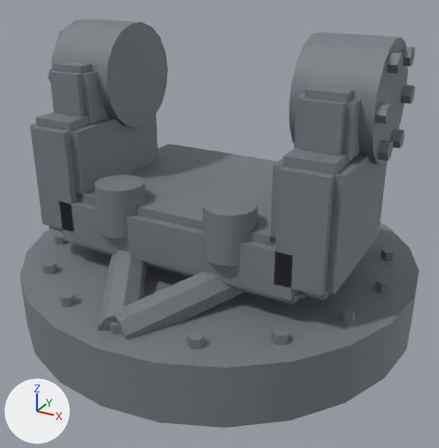
What one commit did to the glTF model prototype/assets/models/parts/pd_laser_mount.glb.
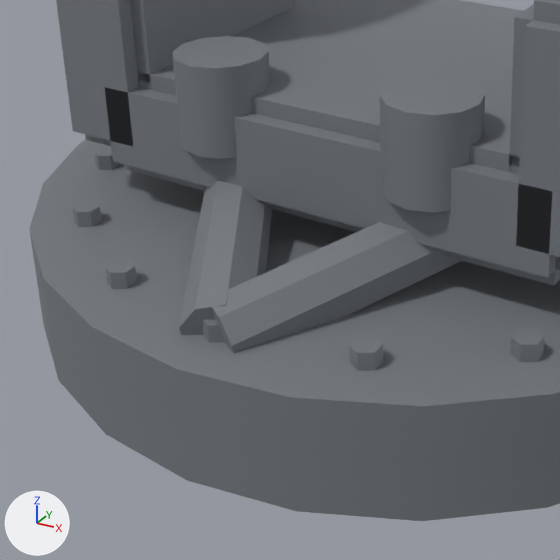
Each version appears first whole from a 50 mm camera at (0.338, -0.615, 0.414) aimed at (0.011, -0.021, 0.116), and next in a close-up on the part from 1% to 68% of the width and 35% to 100% of the height. The axes (+X, +Y, +Z) are drawn at lower left. The lights are the same throughout. The first two pictures are the older version. Vertices at exactly the same position are counted once.

The older version as bpy lines, for what is in view:
```python
me_pd_laser_mount_mesh = bpy.data.meshes.new('pd_laser_mount_mesh')
me_pd_laser_mount_mesh.from_pydata(...)  # 696 vertices, 1232 faces; spans x -0.245..0.245, y -0.245..0.245, z 0.0..0.342
me_pd_laser_mount_mesh.materials.append(mat_pd_laser_mount_mat)  # grey #81868b
ob_pd_laser_mount = bpy.data.objects.new('pd_laser_mount', me_pd_laser_mount_mesh)
ob_pd_laser_mount.location = (0.0, 0.0, 0.0)
```
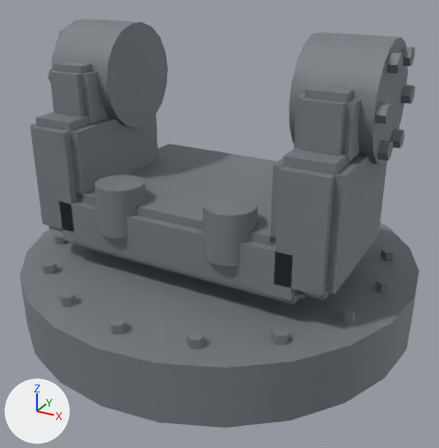
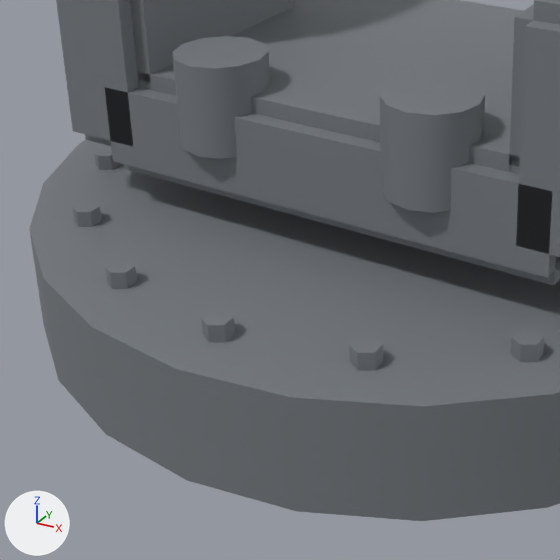
Location of each change, [x1, y1, x2, y2] in pixels of the close-ups (560 x 560 px):
part 1 of me_pd_laser_mount_mesh, deleted
    before: [207, 222, 461, 353]
part 2 of me_pd_laser_mount_mesh, deleted
    before: [179, 181, 272, 335]

The change, as a list of edits to the scene's bpy script:
```text
Change me_pd_laser_mount_mesh:
    used by ob_pd_laser_mount; location = (0.0, 0.0, 0.0)
    remove me_pd_laser_mount_mesh.from_pydata(...)  # 696 vertices, 1232 faces; spans x -0.245..0.245, y -0.245..0.245, z 0.0..0.342
    add me_pd_laser_mount_mesh.from_pydata(...)  # 664 vertices, 1176 faces; spans x -0.245..0.245, y -0.245..0.245, z 0.0..0.342
    me_pd_laser_mount_mesh part 1: the loose piece of 16 vertices spanning x -0.017..0.122, y -0.221..-0.024, z 0.05..0.125 is deleted
    me_pd_laser_mount_mesh part 2: the loose piece of 16 vertices spanning x -0.122..0.017, y -0.221..-0.024, z 0.05..0.125 is deleted
    other edits to the shape of me_pd_laser_mount_mesh do not show in these pictures
```
